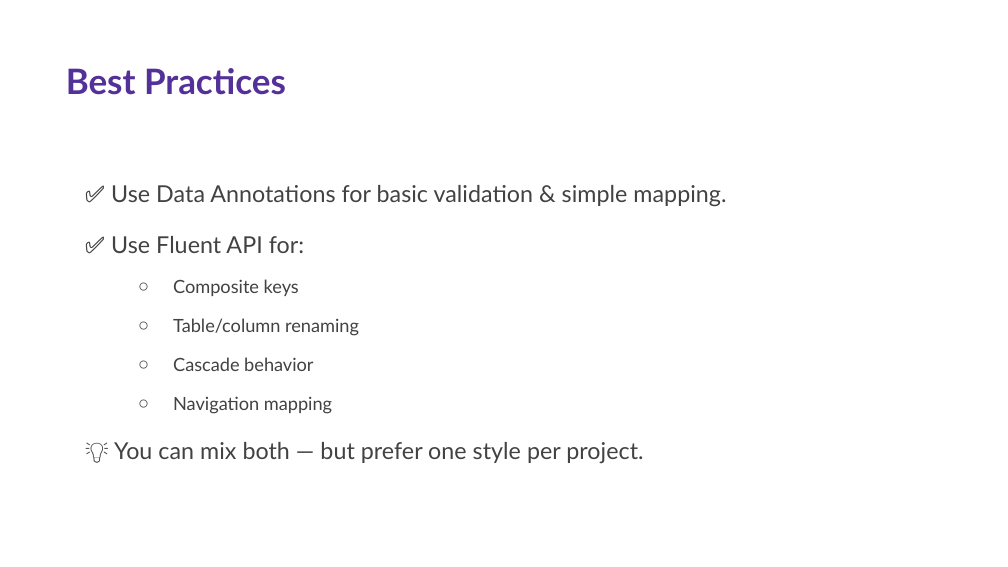
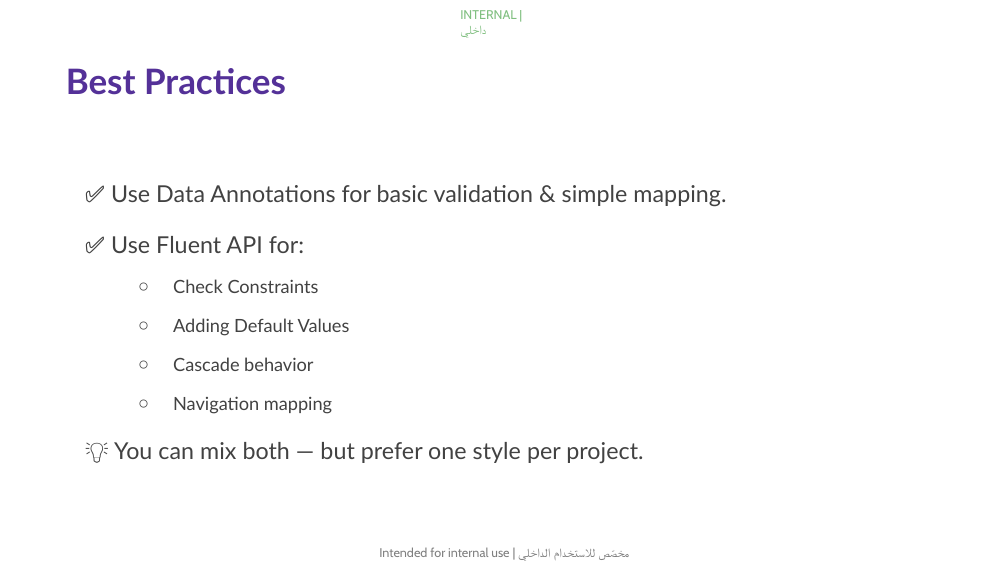
Before and after one commit to OmarInCS/tuwaiq-aspnet-20261101, a slide deck: slide 36 of resources/Unit 1.pptx. Drawn at 1008x567 pixels with LibreOffice and Linux fonts; fonts in the diff are those of the drawing; background and template pictures are left out. Boxes give left, top, right and bottom in pixels: in the first picture for what was removed or moved away, otherwise in the second. Text is boxed around its words. In the diff, an @@ line names an element or a change of style, - is before the commit and + after.

```diff
--- a/resources/Unit 1.pptx
+++ b/resources/Unit 1.pptx
@@ text added at <box>460,10,516,38</box>, 9 pt, text #008000 at 50% opacity @@
+INTERNAL | داخلي
@@ text at <box>173,279,350,336</box>: text changed @@
-  ○ Composite keys
-  ○ Table/column renaming
+  ○ Check Constraints
+  ○ Adding Default Values
@@ text added at <box>379,547,610,560</box>, 9 pt, text #000000 at 50% opacity @@
+Intended for internal use | مخصّص للاستخدام الداخلي
```
Also in this commit, not shown: 66 other slides changed.
